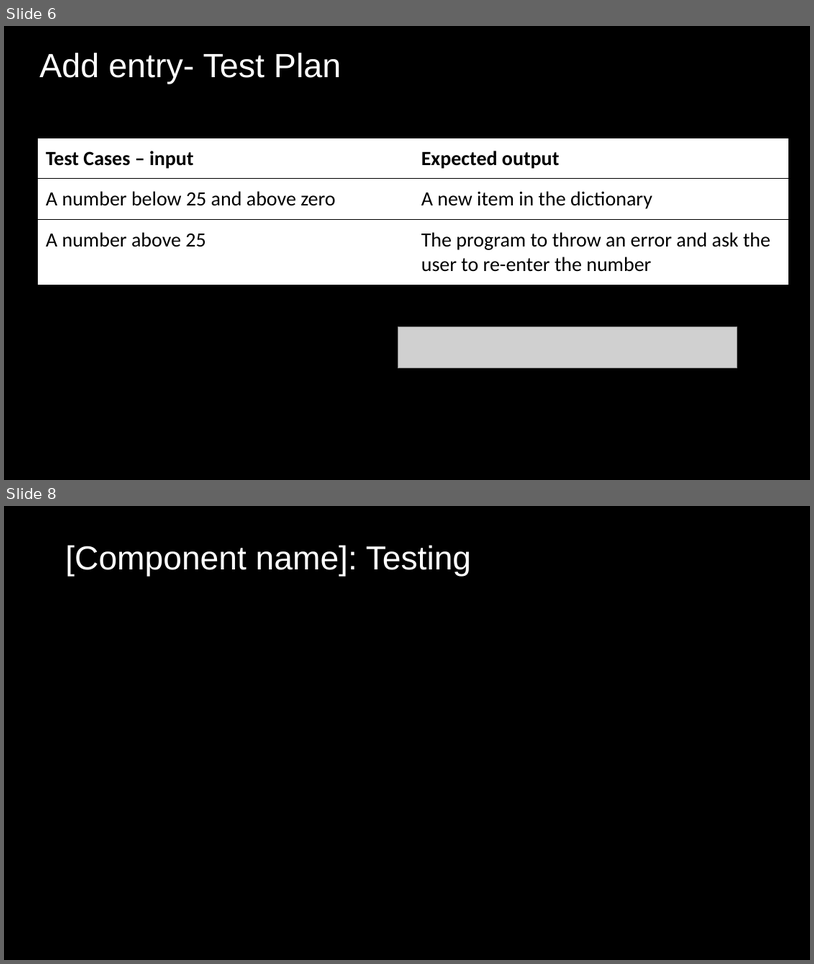
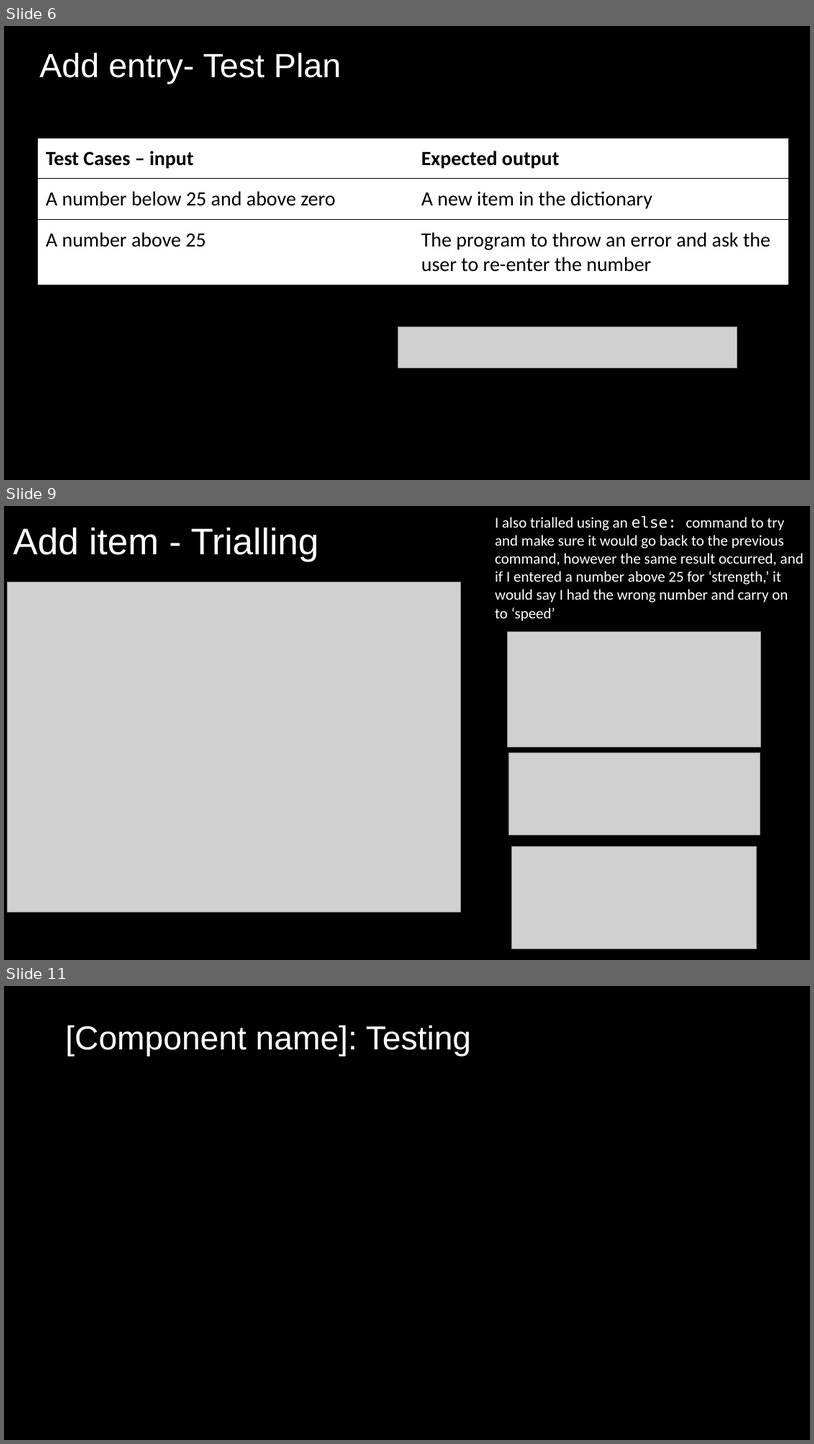
Before and after one commit to Joepapa101/2.7---2.8-Assessment, a slide deck: 2.7 and 2.8 Documentation Template.pptx. Shown one above the other, each under a label of ours: slides 6 and 8 before the commit, slides 6, 9 and 11 after it; the slides between them are not shown. The pictures are 814x964 and 814x1444 pixels, drawn with LibreOffice and Linux fonts; fonts in the diff are those of the drawing; grey boxes stand for pictures. Boxes give left, top, right and bottom in pixels: in the first picture for what was removed or moved away, otherwise in the second. Text is boxed around its words. In the diff, an @@ line names an element or a change of style, - is before the commit and + after.

```diff
--- a/2.7 and 2.8 Documentation Template.pptx
+++ b/2.7 and 2.8 Documentation Template.pptx
@@ slide 9 added at bbox=[4, 506, 810, 960], background #000000 @@
@@ title added at bbox=[13, 527, 319, 561], 44 pt, text #FFFFFF @@
+Add item - Trialling
@@ text added at bbox=[495, 516, 804, 621], 18 pt, text #FFFFFF @@
+I also trialled using an else: command to try and make sure it would go back to the previous command, however the same result occurred, and if I entered a number above 25 for ‘strength,’ it would say I had the wrong number and carry on to ‘speed’
@@ picture added at bbox=[7, 582, 461, 911] @@
@@ picture added at bbox=[508, 631, 761, 746] @@
@@ picture added at bbox=[509, 753, 760, 835] @@
@@ picture added at bbox=[512, 847, 757, 949] @@
@@ what was slide 8 is now slide 11 @@
```
Also in this commit, not shown: 2 slides changed, 2 other slides added, 1 other file.
